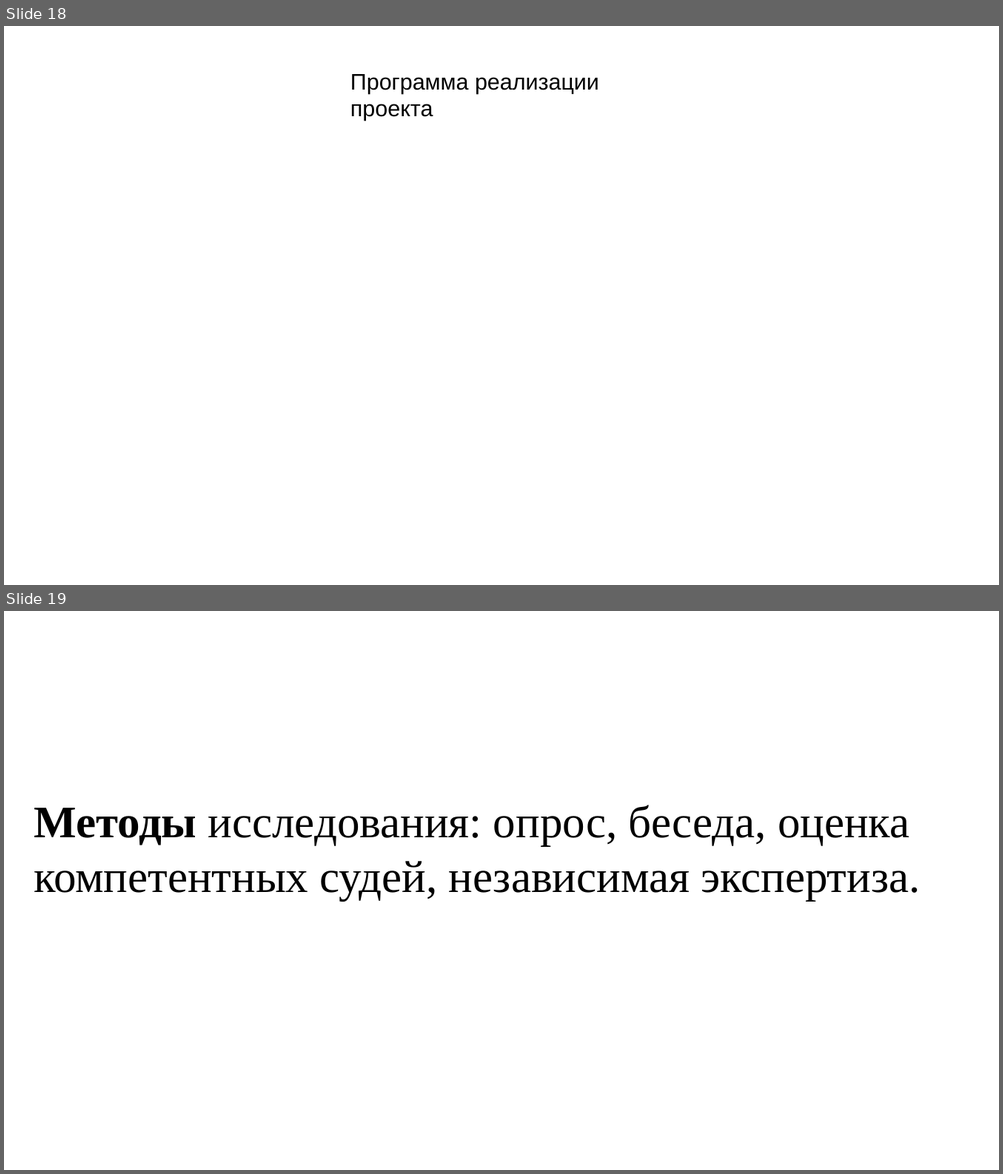
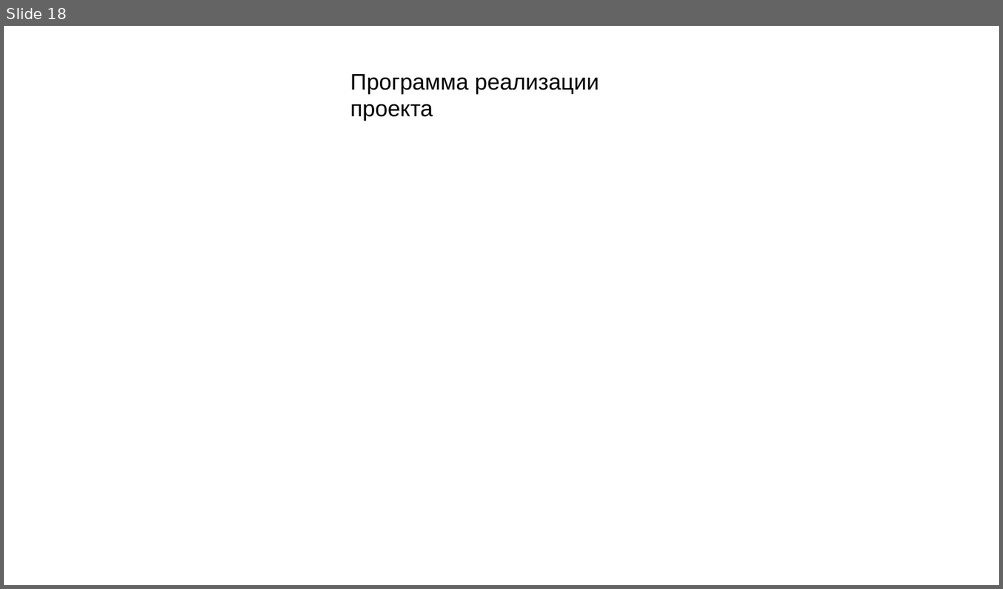
Before and after one commit to SibayMaktay/DocsFile_Sibay, a slide deck: НугумановМА_создание_сайта.pptx. Shown one above the other, each under a label of ours: slides 18 and 19 before the commit, slide 18 after it. The pictures are 1003x1174 and 1003x589 pixels, drawn with LibreOffice and Linux fonts; fonts in the diff are those of the drawing; background and template pictures are left out. Boxes give left, top, right and bottom in pixels: in the first picture for what was removed or moved away, otherwise in the second. Text is boxed around its words. In the diff, an @@ line names an element or a change of style, - is before the commit and + after.

```diff
--- a/НугумановМА_создание_сайта.pptx
+++ b/НугумановМА_создание_сайта.pptx
@@ slide 19 removed at (x1=4, y1=611, x2=999, y2=1170), background #FFFFFF @@
@@ text removed at (x1=34, y1=805, x2=919, y2=900) @@
-Методы исследования: опрос, беседа, оценка компетентных судей, независимая экспертиза.
```
Also in this commit, not shown: 5 slides changed, 2 slides added, 2 other slides removed, 1 other file.
